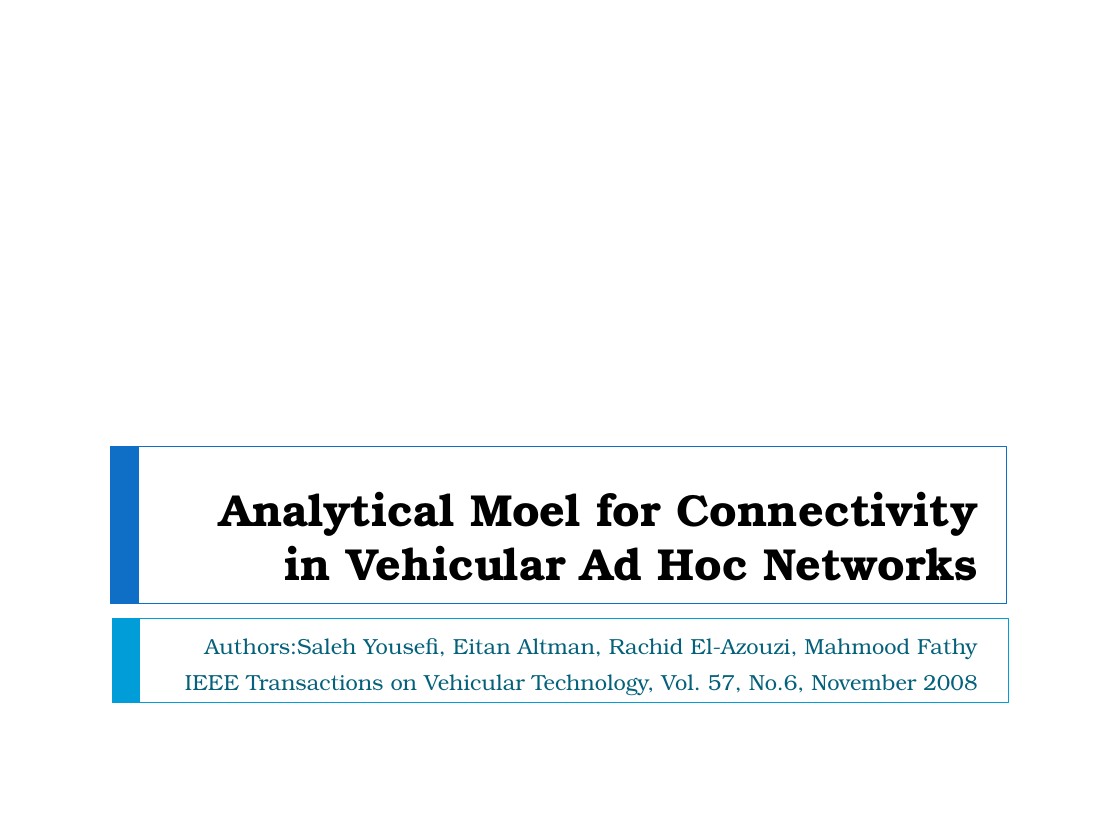
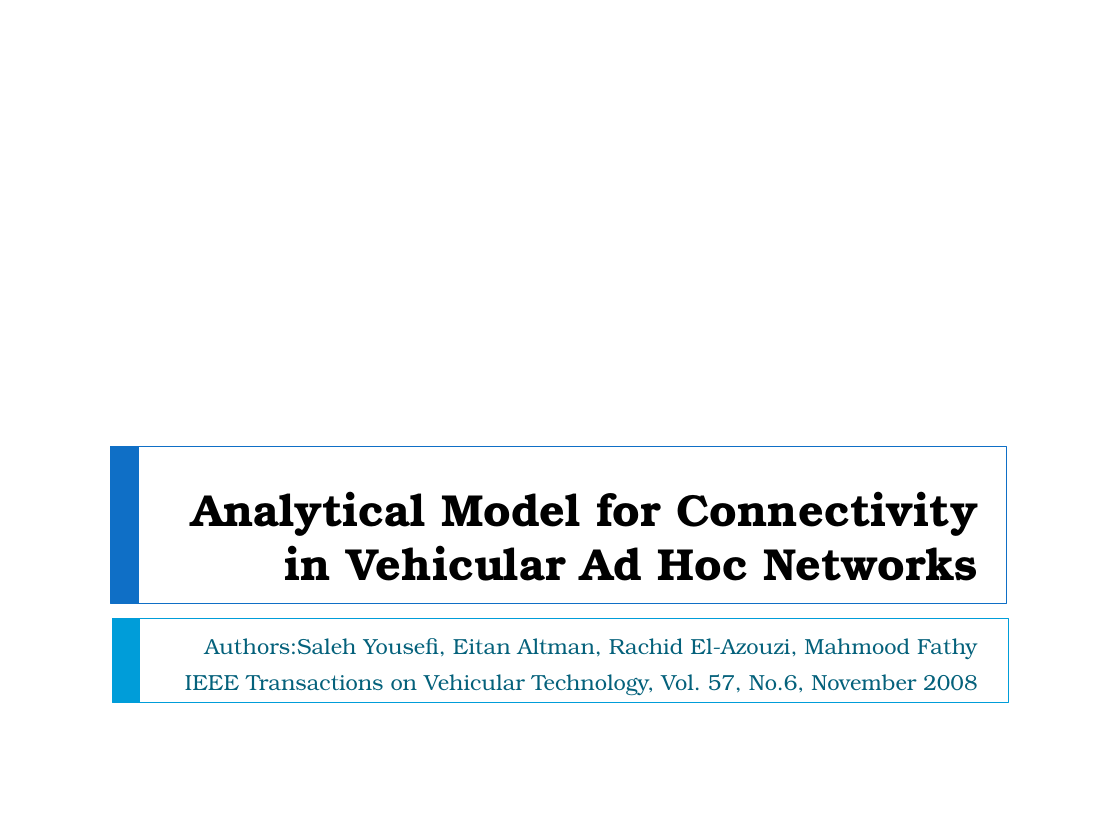
Before and after one commit to f33losopher/EEMaster_VANET, a slide deck: slide 45 of VANET_Felix.pptx. Drawn at 1120x840 pixels with LibreOffice and Linux fonts; fonts in the diff are those of the drawing. Boxes give left, top, right and bottom in pixels: in the first picture for what was removed or moved away, otherwise in the second. Text is boxed around its words. In the diff, an @@ line names an element or a change of style, - is before the commit and + after.

```diff
--- a/VANET_Felix.pptx
+++ b/VANET_Felix.pptx
@@ title at [191,491,978,581]: text changed @@
-Analytical Moel for Connectivity in Vehicular Ad Hoc Networks
+Analytical Model for Connectivity in Vehicular Ad Hoc Networks
```
Also in this commit, not shown: 17 slides added, 1 other file.
